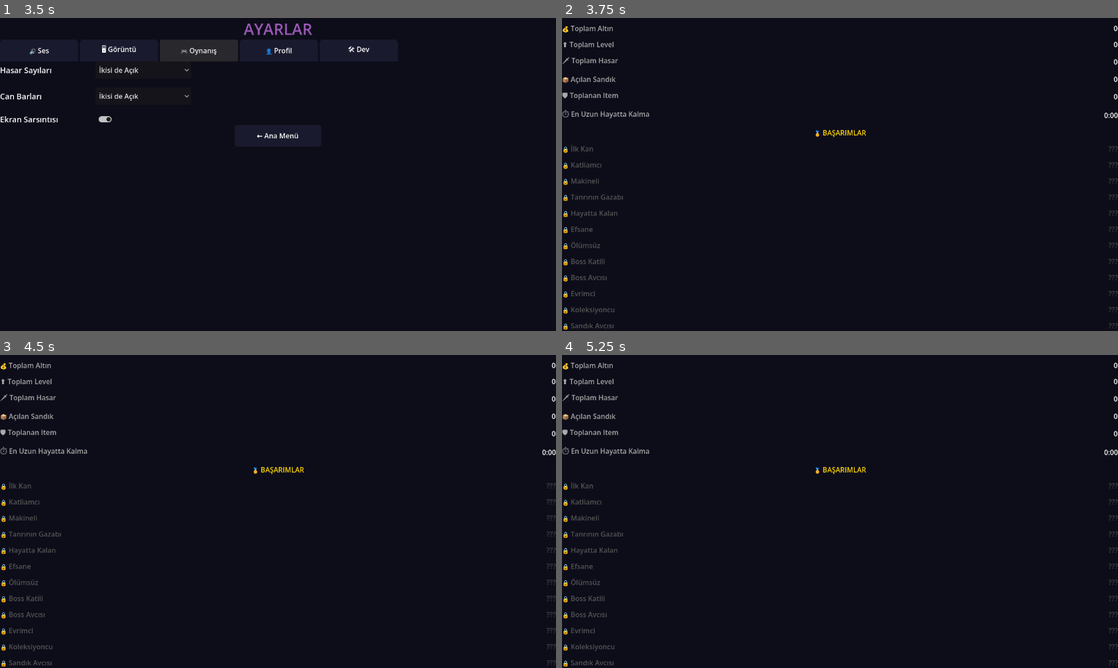
Above: before the commit, frames 1-4 (two rows, left to right).
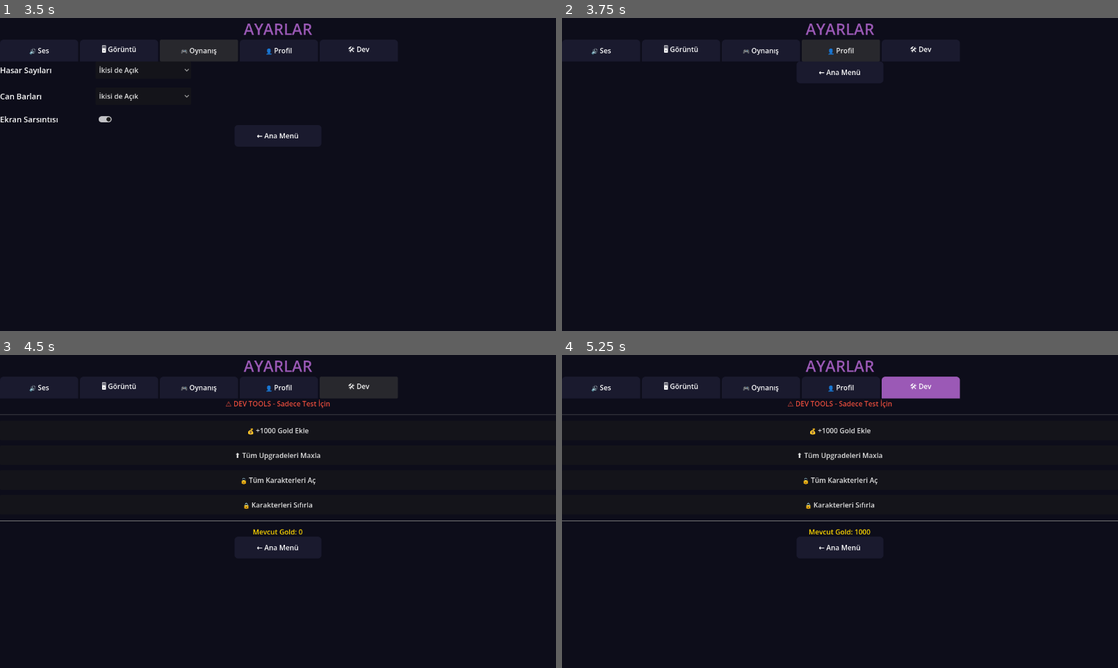
Above: after the commit, the same moments.

Repository: jegy911/survivors-clone
Game: Godot game, scene res://ui/main_menu.tscn
Two runs of this game, one before a commit and one after it. Both use one fixed random seed, a clock stepped at 60 frames per second and the inputs below.
Inputs (mouse positions are in pixels of both pictures, inside the frame that each line leads up to):
- Up to frame 1 (3.5 s): click "⚙ AYARLAR" at 0.5 s; click "🔊 Ses" at 1.25 s; click "🖥 Görüntü" at 2 s; click "🎮 Oynanış" at 2.75 s
- Up to frame 2 (3.75 s): click "👤 Profil" at 3.5 s
- Up to frame 3 (4.5 s): click (361, 386) at 4.25 s, where only the run after the commit has a clickable "🛠 Dev"
- Up to frame 4 (5.25 s): click (840, 430) at 5 s, where only the run after the commit has a clickable "💰 +1000 Gold Ekle"

Frame 1 is identical in both runs. In frame 2, 3.0% of the frame differs, in the area x 0-100%, y 1-100%; in frame 3, 4.2%; in frame 4, 4.3%.

Commit message:
Update settings.gd

Diff:
--- a/ui/settings.gd
+++ b/ui/settings.gd
@@ -249,9 +249,14 @@
 
 
 func _build_profil_tab(parent: Node):
+	var scroll = ScrollContainer.new()
+	scroll.size_flags_vertical = Control.SIZE_EXPAND_FILL
+	scroll.size_flags_horizontal = Control.SIZE_EXPAND_FILL
+	parent.add_child(scroll)
 	var vbox = VBoxContainer.new()
 	vbox.add_theme_constant_override("separation", 14)
-	parent.add_child(vbox)
+	vbox.size_flags_horizontal = Control.SIZE_EXPAND_FILL
+	scroll.add_child(vbox)
 
 	var stats = [
 		["⚔ Toplam Öldürme", str(SaveManager.total_kills)],
